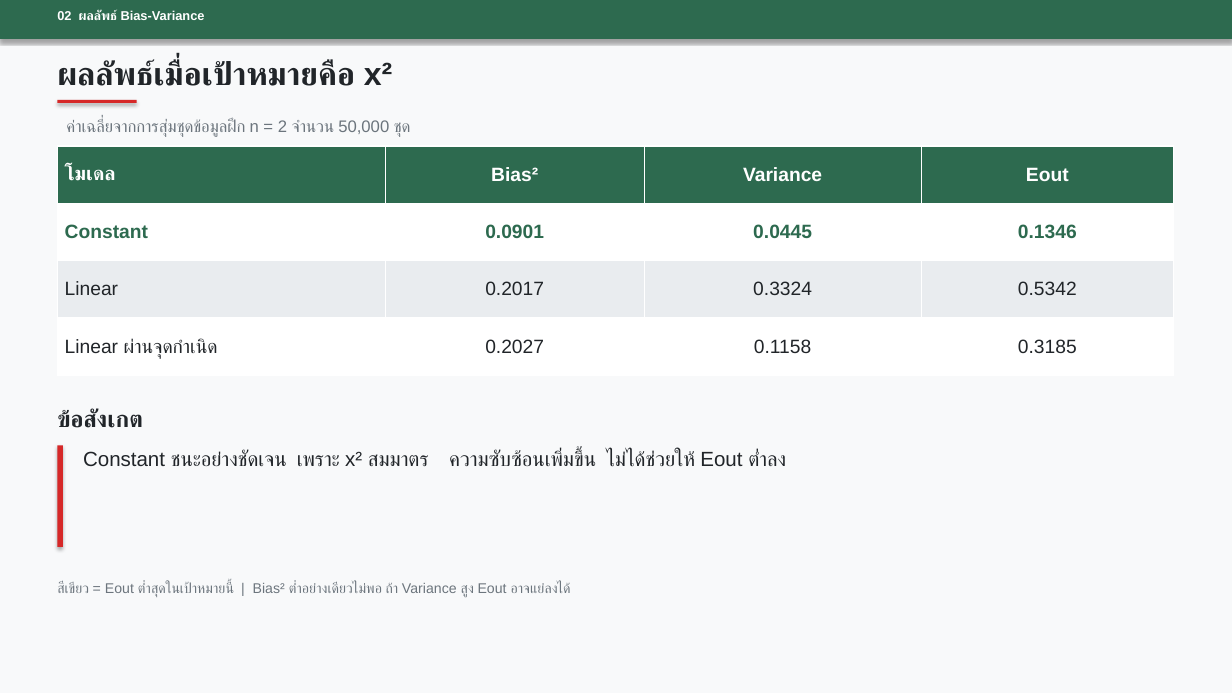
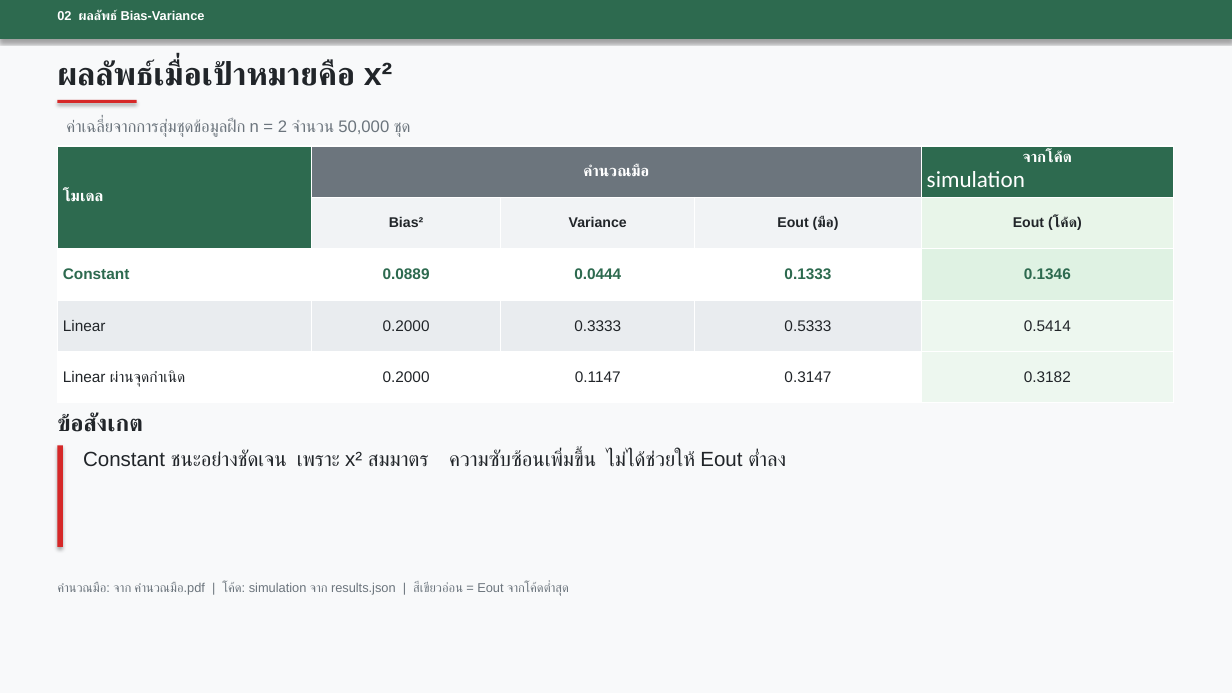
Before and after one commit to HungryBro/Machine_Leaning, a slide deck: slide 4 of Assignment/Week3/Slide/slides_Week3.pptx. Drawn at 1232x693 pixels with LibreOffice and Linux fonts; fonts in the diff are those of the drawing. Boxes give left, top, right and bottom in pixels: in the first picture for what was removed or moved away, otherwise in the second. Text is boxed around its words. In the diff, an @@ line names an element or a change of style, - is before the commit and + after.

```diff
--- a/Assignment/Week3/Slide/slides_Week3.pptx
+++ b/Assignment/Week3/Slide/slides_Week3.pptx
@@ table at (57,146,1174,403) @@
-โมเดล | Bias² | Variance | Eout
-Constant | 0.0901 | 0.0445 | 0.1346
-Linear | 0.2017 | 0.3324 | 0.5342
-Linear ผ่านจุดกำเนิด | 0.2027 | 0.1158 | 0.3185
+โมเดล | คำนวณมือ |  |  | จากโค้ด / simulation
+ | Bias² | Variance | Eout (มือ) | Eout (โค้ด)
+Constant | 0.0889 | 0.0444 | 0.1333 | 0.1346
+Linear | 0.2000 | 0.3333 | 0.5333 | 0.5414
+Linear ผ่านจุดกำเนิด | 0.2000 | 0.1147 | 0.3147 | 0.3182
@@ text "ข้อสังเกต": place and size @@
-text "ข้อสังเกต" at (57,409,143,428)
+text "ข้อสังเกต" at (57,413,143,432)
@@ text at (57,582,569,596): text changed; size 11 to 10 pt @@
-สีเขียว = Eout ต่ำสุดในเป้าหมายนี้ | Bias² ต่ำอย่างเดียวไม่พอ ถ้า Variance สูง Eout อาจแย่ลงได้
+คำนวณมือ: จาก คำนวณมือ.pdf | โค้ด: simulation จาก results.json | สีเขียวอ่อน = Eout จากโค้ดต่ำสุด
```
Also in this commit, not shown: 1 other slide changed, 8 other files.
